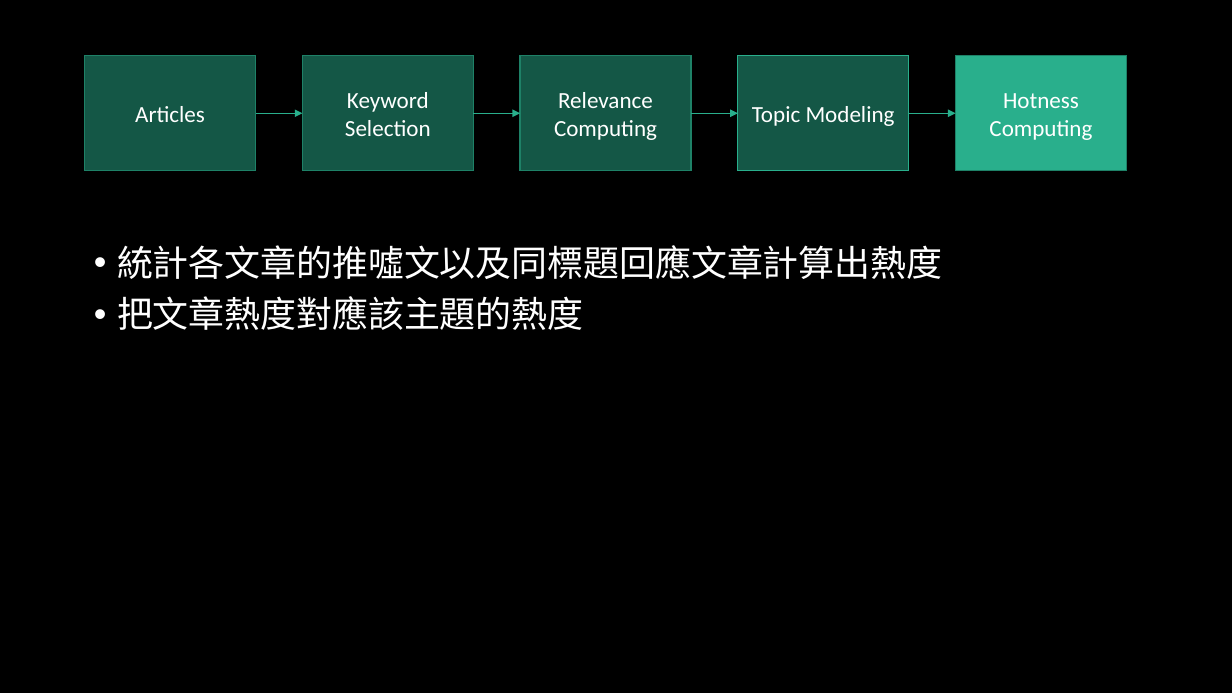
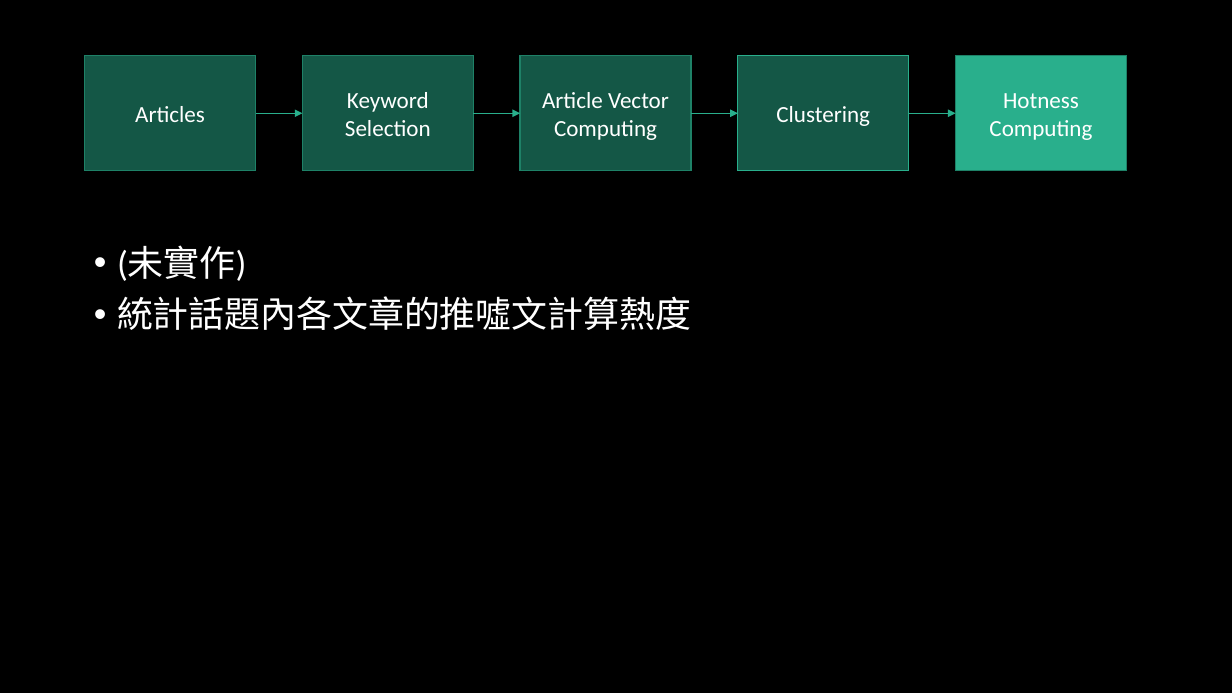
Before and after one commit to ZhongTing/HotTopicDetection, a slide deck: slide 15 of Hot-Topic-Detection.pptx (slide 9 before the commit). Drawn at 1232x693 pixels with LibreOffice and Linux fonts; fonts in the diff are those of the drawing. Boxes give left, top, right and bottom in pixels: in the first picture for what was removed or moved away, otherwise in the second. Text is boxed around its words. In the diff, an @@ line names an element or a change of style, - is before the commit and + after.

```diff
--- a/Hot-Topic-Detection.pptx
+++ b/Hot-Topic-Detection.pptx
@@ text in rectangle at (542, 92, 669, 140): text changed @@
-Relevance
-Computing
+Article Vector
+Computing
@@ text in rectangle at (776, 106, 870, 126): text changed @@
-Topic Modeling
+Clustering
@@ text at (117, 246, 691, 330): text changed @@
-• 統計各文章的推噓文以及同標題回應文章計算出熱度
-• 把文章熱度對應該主題的熱度
+• (未實作)
+• 統計話題內各文章的推噓文計算熱度
```
Also in this commit, not shown: 4 other slides changed, 11 slides added, 12 slides removed, 1 other file.
